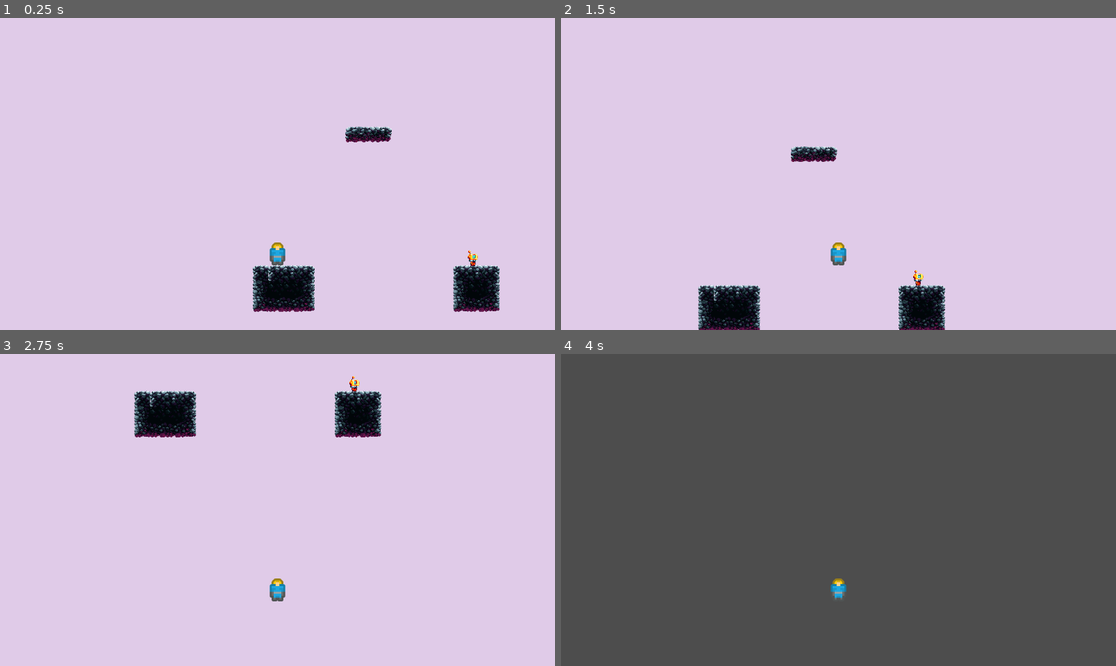
Above: before the commit, frames 1-4 (two rows, left to right).
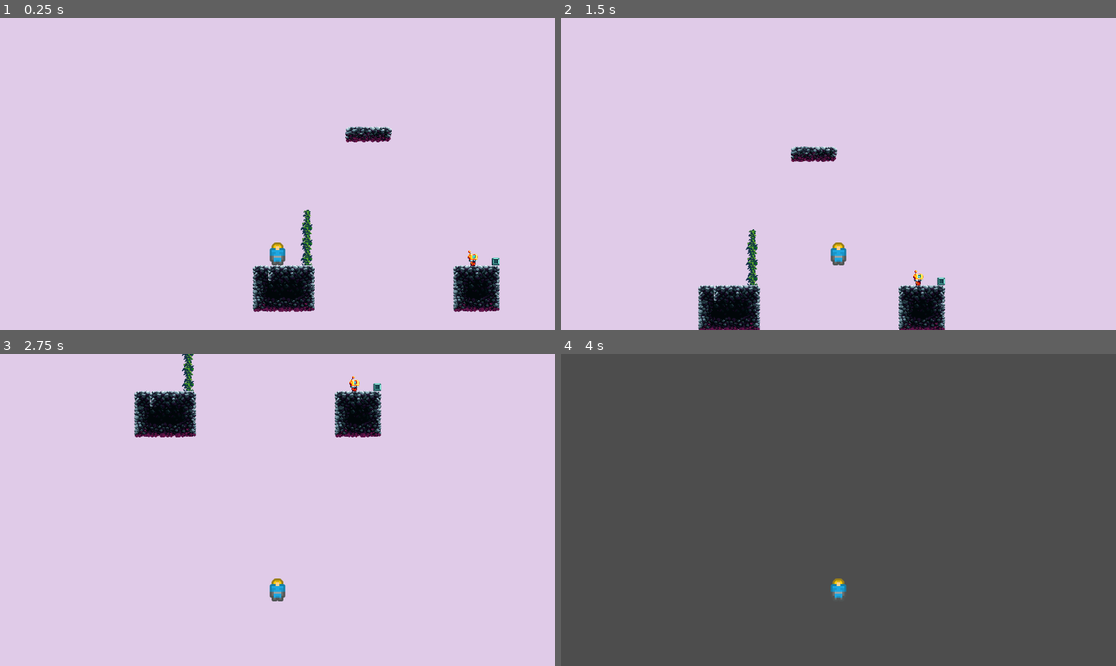
Above: after the commit, the same moments.

Repository: SamanAshoori/Godot_2D_Grapple_Game
Game: Godot game, scene res://Scenes/level_one.tscn
Same seed, same stepped clock (60 frames per second), same inputs: the game is played once before the commit and once after it.
Inputs (mouse positions are in pixels of both pictures, inside the frame that each line leads up to):
- Up to frame 1 (0.25 s): no input
- Up to frame 2 (1.5 s): tap Enter at 0.5 s; move the mouse to (960, 158) at 0.52 s; hold D (move_right) from 0.53 s (still down); click (960, 158) at 0.6 s; tap Space (jump) at 0.77 s; move the mouse to (727, 189) at 1.27 s; click (727, 189) at 1.35 s
- Up to frame 3 (2.75 s): tap Space (jump) at 1.52 s; move the mouse to (333, 441) at 2.02 s; release D (move_right) at 2.03 s; hold A (move_left) from 2.03 s (still down); click (333, 441) at 2.1 s
- Up to frame 4 (4 s): move the mouse to (810, 572) at 2.77 s; release A (move_left) at 2.78 s; hold D (move_right) from 2.78 s (still down); click (810, 572) at 2.85 s; tap Space (jump) at 3.02, 3.77 s; move the mouse to (1005, 556) at 3.52 s; click (1005, 556) at 3.6 s

The runs differ from the first frame. In frame 1, 0.3% of the frame differs, in the area x 54-90%, y 61-80%; in frame 2, 0.3%, in the area x 33-70%, y 67-86%; in frame 3, 0.2%; in frame 4, nothing differs.

Commit message:
Updated level one
added some nice props

Diff:
--- a/Scenes/level_one.tscn
+++ b/Scenes/level_one.tscn
@@ -1,7 +1,8 @@
-[gd_scene load_steps=8 format=3 uid="uid://don3s8tbj4gwx"]
+[gd_scene load_steps=10 format=3 uid="uid://don3s8tbj4gwx"]
 
 [ext_resource type="PackedScene" uid="uid://050fh0mgwxrh" path="res://Scenes/player_node.tscn" id="1_lvfns"]
 [ext_resource type="Texture2D" uid="uid://olbo8olfp65k" path="res://Sprites/Mine Sprites/3_Mine_Tileset_1_FarBackground.png" id="2_hi7j2"]
+[ext_resource type="Texture2D" uid="uid://b6jdblfrhq4yb" path="res://Sprites/Mine Sprites/1_Mine_Props_1.png" id="3_b7vm3"]
 [ext_resource type="Texture2D" uid="uid://d2l26onuastch" path="res://Sprites/Mine Sprites/1_Mine_Tileset_1.png" id="3_hi7j2"]
 [ext_resource type="PackedScene" uid="uid://li8d1gf4b4y5" path="res://Scenes/enemy.tscn" id="4_ik1yt"]
 
@@ -637,11 +638,28 @@
 22:23/0 = 0
 23:23/0 = 0
 
+[sub_resource type="TileSetAtlasSource" id="TileSetAtlasSource_gni6d"]
+texture = ExtResource("3_b7vm3")
+texture_region_size = Vector2i(32, 32)
+0:0/0 = 0
+1:0/0 = 0
+2:0/0 = 0
+0:1/0 = 0
+1:1/0 = 0
+2:1/0 = 0
+0:2/0 = 0
+1:2/0 = 0
+2:2/0 = 0
+0:3/0 = 0
+1:3/0 = 0
+2:3/0 = 0
+
 [sub_resource type="TileSet" id="TileSet_b7vm3"]
 tile_size = Vector2i(32, 32)
 physics_layer_0/collision_layer = 1
 sources/0 = SubResource("TileSetAtlasSource_ik1yt")
 sources/2 = SubResource("TileSetAtlasSource_b7vm3")
+sources/3 = SubResource("TileSetAtlasSource_gni6d")
 
 [node name="Node2D" type="Node2D"]
 
@@ -649,9 +667,9 @@
 tile_set = SubResource("TileSet_b7vm3")
 format = 2
 layer_0/name = "Background"
-layer_0/tile_data = PackedInt32Array(131056, 655362, 7, 1965 …(4718 unchanged characters)… 1245186, 1, 458756, 1245186, 2, 524292, 1245186, 3, 589828, 1245186, 4, 655364, 917506, 0, 720900, 917506, 1, 851956, 917506, 6, 917492, 917506, 7,  …(66484 unchanged characters)…
+layer_0/tile_data = PackedInt32Array(131056, 655362, 7, 1965 …(4718 unchanged characters)… 1245186, 1, 458756, 1245186, 2, 524292, 524290, 12, 589828, 524290, 12, 655364, 524290, 12, 720900, 524290, 12, 851956, 917506, 6, 917492, 917506, 7,  …(66484 unchanged characters)…
 layer_1/name = "Mid"
-layer_1/tile_data = PackedInt32Array(786433, 0, 1, 786434, 0 …(342 unchanged characters)…  1, 851984, 131072, 2, 917520, 131072, 3)
+layer_1/tile_data = PackedInt32Array(786433, 0, 1, 786434, 0 …(342 unchanged characters)…  1, 851984, 131072, 2, 917520, 131072, 3, 720900, 65539, 3, 655364, 65539, 2, 589828, 65539, 2, 524292, 65539, 1, 720912, 131075, 1)
 
 [node name="Player_Node" parent="." instance=ExtResource("1_lvfns")]
 position = Vector2(83, 351)
